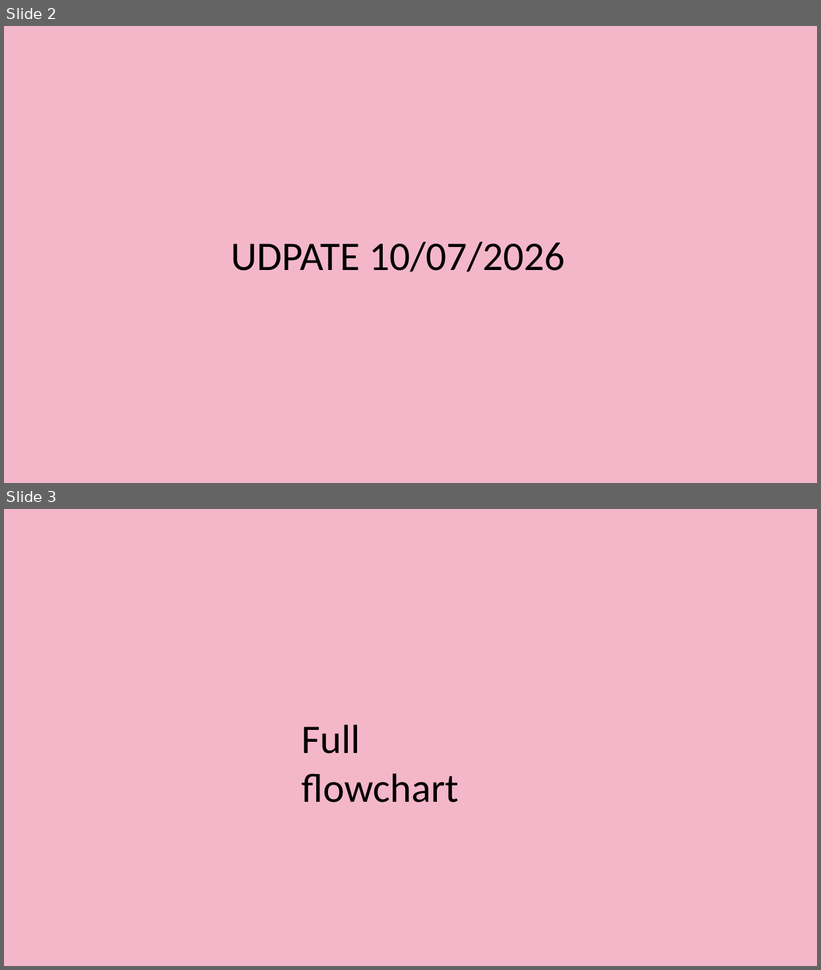
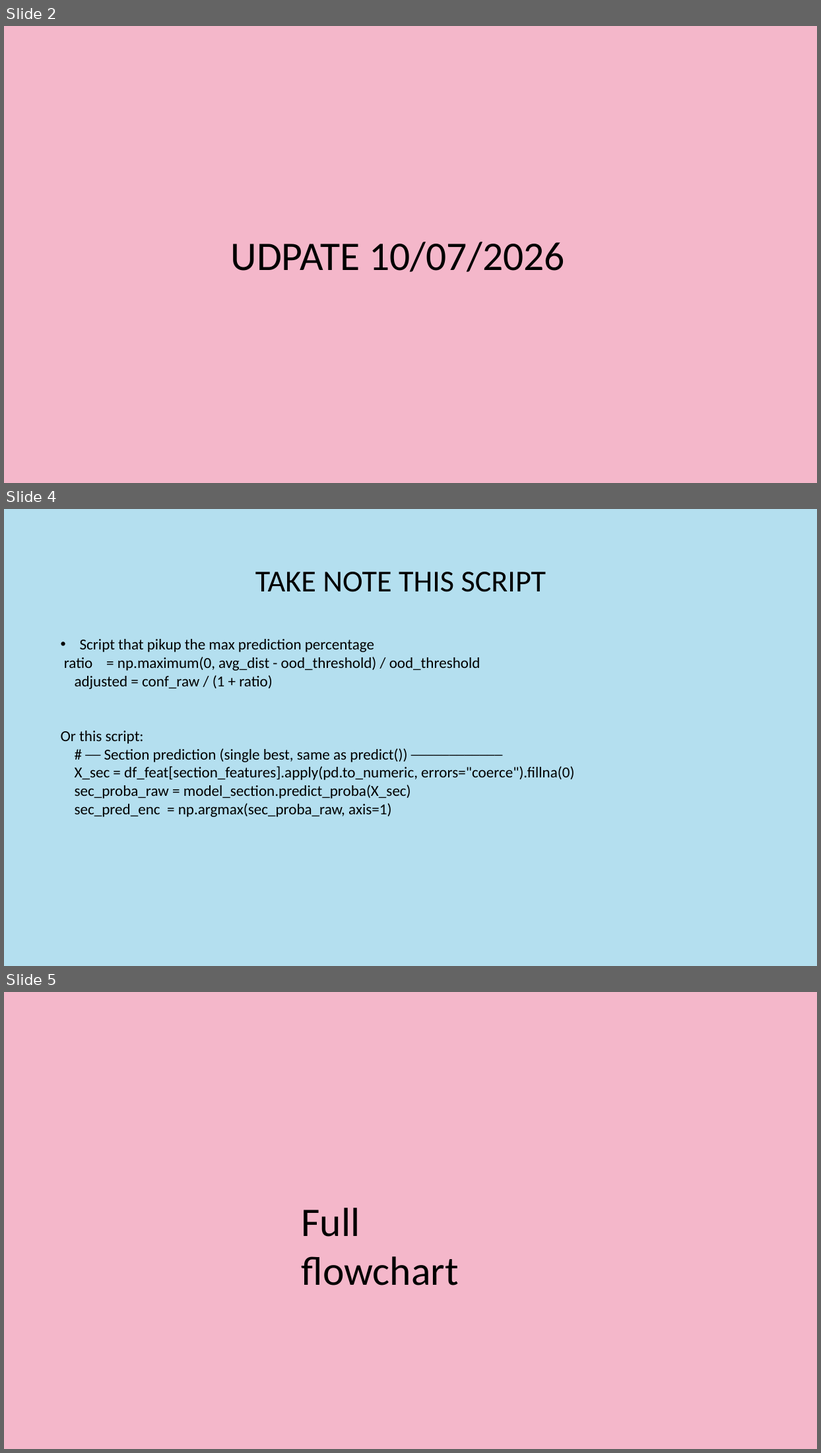
Before and after one commit to Syaziyah30/DeviceCluster, a slide deck: 1.training_model/supplementary/Device Identifier 20260717.pptx. Shown one above the other, each under a label of ours: slides 2 and 3 before the commit, slides 2, 4 and 5 after it; the slides between them are not shown. The pictures are 821x970 and 821x1453 pixels, drawn with LibreOffice and Linux fonts; fonts in the diff are those of the drawing. Boxes give left, top, right and bottom in pixels: in the first picture for what was removed or moved away, otherwise in the second. Text is boxed around its words. In the diff, an @@ line names an element or a change of style, - is before the commit and + after.

```diff
--- a/1.training_model/supplementary/Device Identifier 20260717.pptx
+++ b/1.training_model/supplementary/Device Identifier 20260717.pptx
@@ slide 4 added at [4, 509, 817, 966], background #B4DFEF @@
@@ text added at [61, 572, 574, 817], 18 pt, text #000000 @@
+TAKE NOTE THIS SCRIPT
+• Script that pikup the max prediction percentage
+ratio = np.maximum(0, avg_dist - ood_threshold) / ood_threshold
+adjusted = conf_raw / (1 + ratio)
+Or this script:
+# ── Section prediction (single best, same as predict()) ────────────
+X_sec = df_feat[section_features].apply(pd.to_numeric, errors="coerce").fillna(0)
+sec_proba_raw = model_section.predict_proba(X_sec)
+sec_pred_enc = np.argmax(sec_proba_raw, axis=1)
@@ what was slide 3 is now slide 5 @@
```
Also in this commit, not shown: 1 other slide added, 7 other files.
